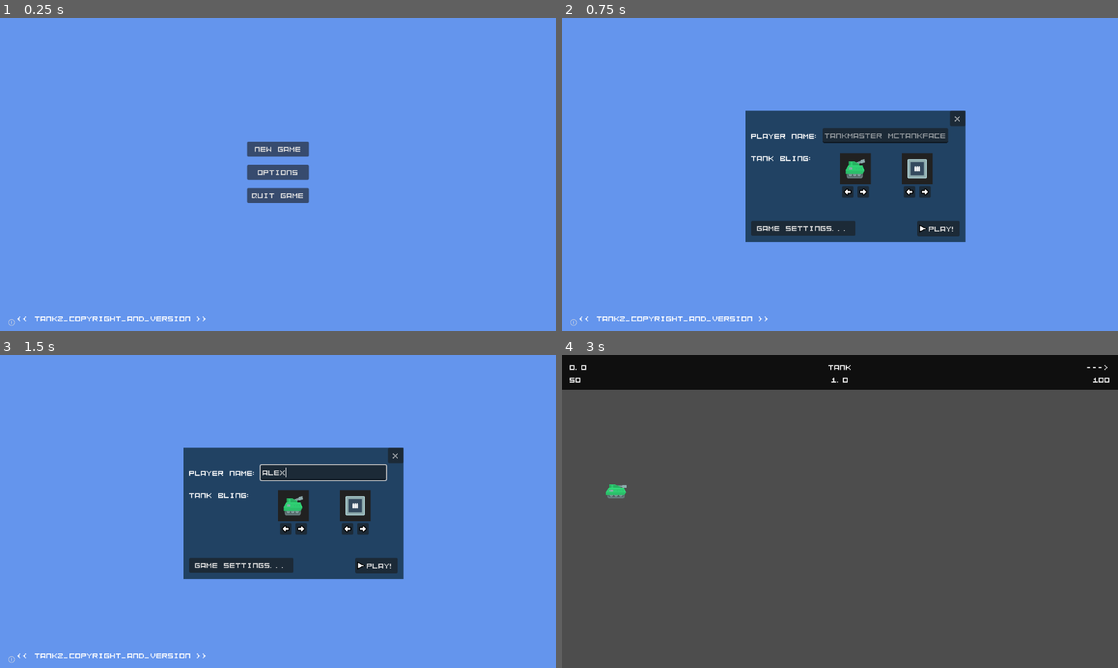
Above: before the commit, frames 1-4 (two rows, left to right).
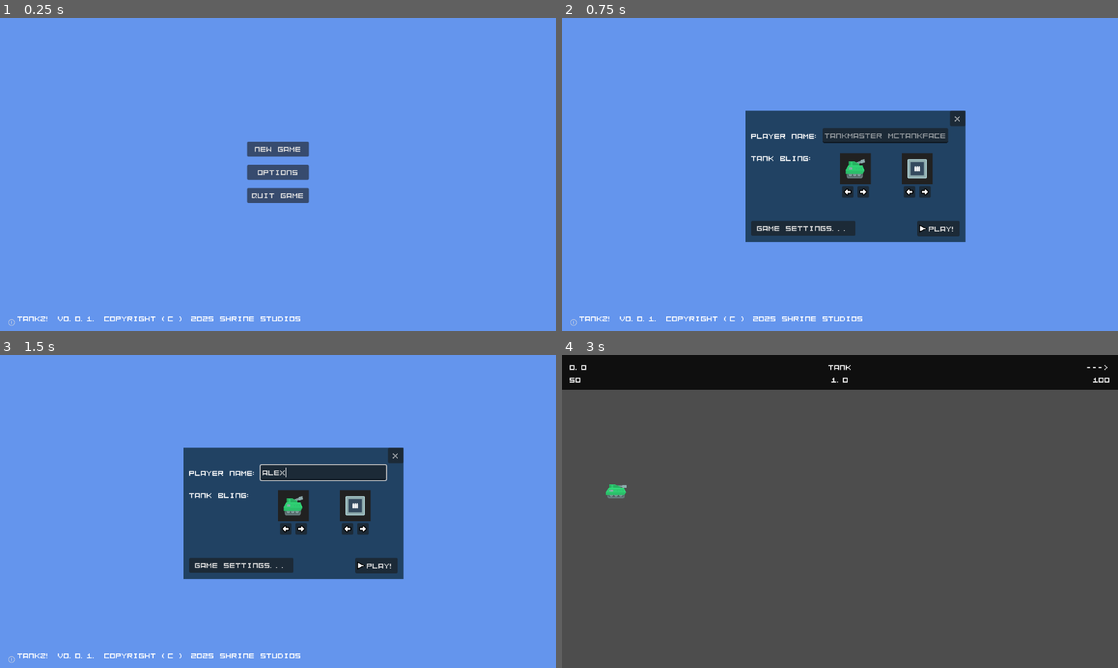
Above: after the commit, the same moments.

Repository: tsdotca/tankz
Game: Godot game, scene res://src/main.tscn
Two runs of this game, one before a commit and one after it. Both use one fixed random seed, a clock stepped at 60 frames per second and the inputs below.
Inputs (mouse positions are in pixels of both pictures, inside the frame that each line leads up to):
- Up to frame 1 (0.25 s): no input
- Up to frame 2 (0.75 s): click "new game" at 0.5 s
- Up to frame 3 (1.5 s): click (322, 473) at 1.27 s; type "Alex" at 1.35 s
- Up to frame 4 (3 s): click "new game" at 2 s; click "PLAY!" at 2.75 s

The runs differ from the first frame. In frame 1, 0.4% of the frame differs, in the area x 3-54%, y 95-97%; in frame 2, 0.4%; in frame 3, 0.4%; in frame 4, nothing differs.

Commit message:
copyright and version info, broken edition

Diff:
--- a/project.godot
+++ b/project.godot
@@ -10,8 +10,9 @@
 
 [application]
 
-config/name="tankz"
+config/name="Tankz!"
 config/description="A recreation of one of the games lexer grew up playing -- with improved graphics and features!"
+config/version="0.0.1"
 run/main_scene="uid://digi5yxpo6fk1"
 config/features=PackedStringArray("4.5", "Forward Plus")
 boot_splash/image="uid://n0s0gw1obcwi"
--- a/src/ui/main_menu.gd
+++ b/src/ui/main_menu.gd
@@ -35,6 +35,12 @@
 func _ready():
 	_tank_preview.texture = _tank_previews[_current_tank]
 	_tankfx_preview.texture = _fx_previews[_current_fx]
+
+	# FIXME: The (C ) rubbish is wonky. font needs proper kerning
+	$CopyrightAndVersionInfo.text = "%s v%s. Copyright (C ) 2025 shrine studios" % [
+		ProjectSettings.get_setting("application/config/name"),
+		ProjectSettings.get_setting("application/config/version")
+	]
 
 
 func on_new_game_button_pressed() -> void:
